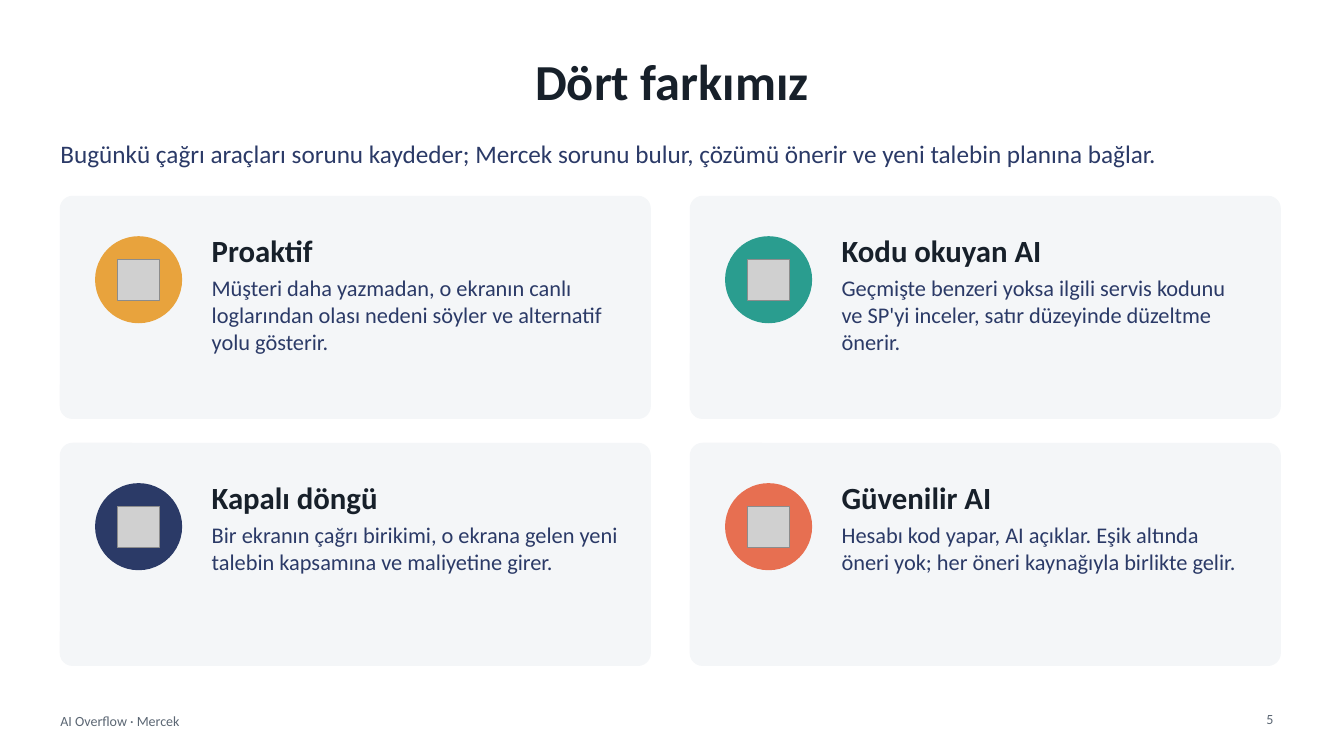
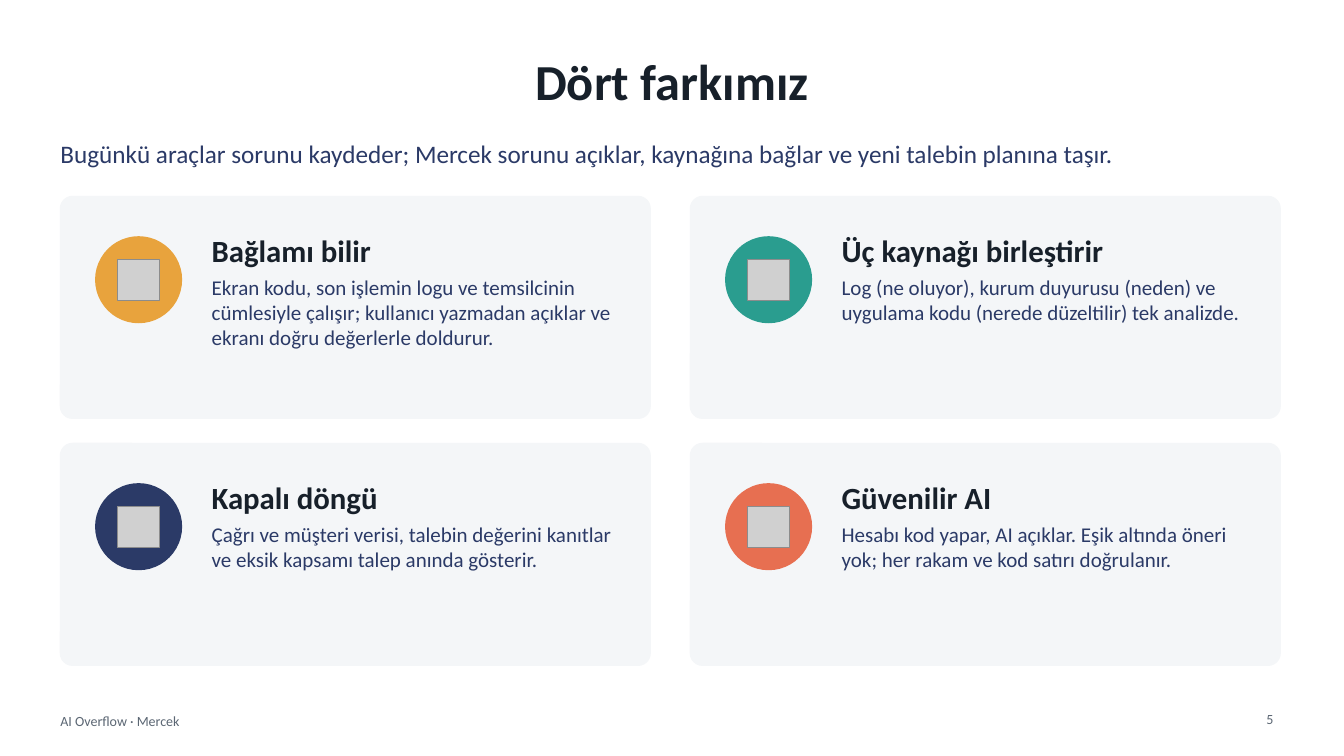
Before and after one commit to SeyhanAmasyalii/ZTHackathonStudy, a slide deck: slide 5 of presentation/Mercek_AI_Overflow_Sunum.pptx. Drawn at 1344x756 pixels with LibreOffice and Linux fonts; fonts in the diff are those of the drawing; grey boxes stand for pictures. Boxes give left, top, right and bottom in pixels: in the first picture for what was removed or moved away, otherwise in the second. Text is boxed around its words. In the diff, an @@ line names an element or a change of style, - is before the commit and + after.

```diff
--- a/presentation/Mercek_AI_Overflow_Sunum.pptx
+++ b/presentation/Mercek_AI_Overflow_Sunum.pptx
@@ text at bbox=[60, 145, 1112, 168]: text changed @@
-Bugünkü çağrı araçları sorunu kaydeder; Mercek sorunu bulur, çözümü önerir ve yeni talebin planına bağlar.
+Bugünkü araçlar sorunu kaydeder; Mercek sorunu açıklar, kaynağına bağlar ve yeni talebin planına taşır.
@@ text at bbox=[842, 237, 1239, 324]: text changed; size 16 to 15 pt @@
-Kodu okuyan AI
-Geçmişte benzeri yoksa ilgili servis kodunu ve SP'yi inceler, satır düzeyinde düzeltme önerir.
+Üç kaynağı birleştirir
+Log (ne oluyor), kurum duyurusu (neden) ve uygulama kodu (nerede düzeltilir) tek analizde.
@@ text at bbox=[212, 240, 611, 349]: text changed; size 16 to 15 pt @@
-Proaktif
-Müşteri daha yazmadan, o ekranın canlı loglarından olası nedeni söyler ve alternatif yolu gösterir.
+Bağlamı bilir
+Ekran kodu, son işlemin logu ve temsilcinin cümlesiyle çalışır; kullanıcı yazmadan açıklar ve ekranı doğru değerlerle doldurur.
@@ text at bbox=[212, 527, 611, 571]: text changed; size 16 to 15 pt @@
-Bir ekranın çağrı birikimi, o ekrana gelen yeni talebin kapsamına ve maliyetine girer.
+Çağrı ve müşteri verisi, talebin değerini kanıtlar ve eksik kapsamı talep anında gösterir.
@@ text at bbox=[842, 527, 1227, 571]: text changed; size 16 to 15 pt @@
-Hesabı kod yapar, AI açıklar. Eşik altında öneri yok; her öneri kaynağıyla birlikte gelir.
+Hesabı kod yapar, AI açıklar. Eşik altında öneri yok; her rakam ve kod satırı doğrulanır.
```
Also in this commit, not shown: 7 other slides changed, 2 slides added, 2 slides removed, 24 other files.
